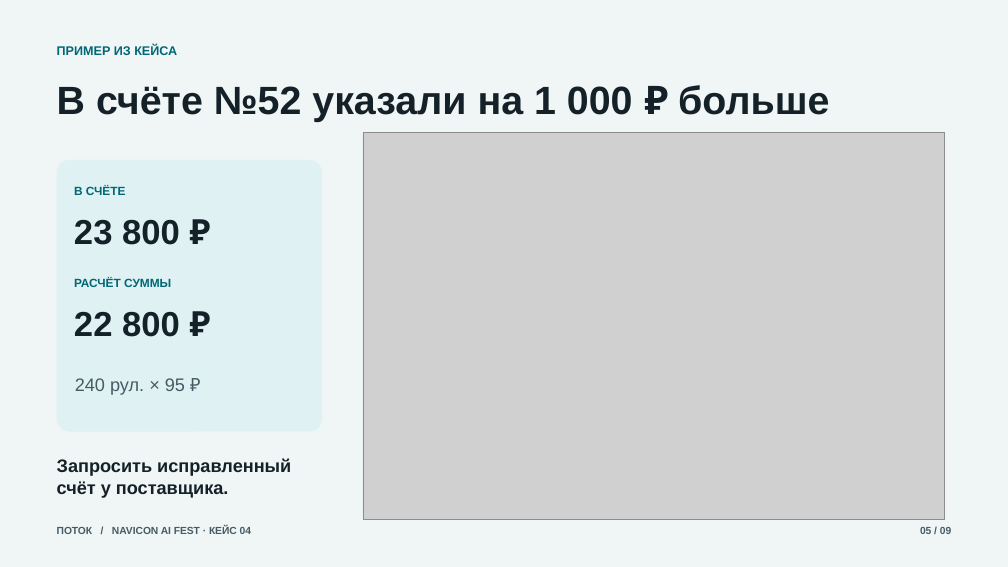
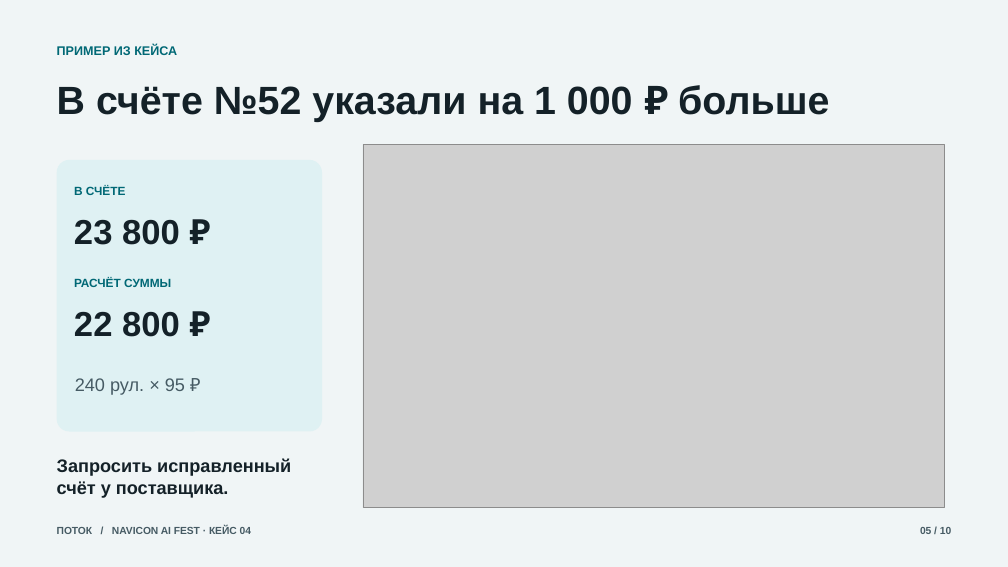
Before and after one commit to whiterli/ai-fest-pilot, a slide deck: slide 5 of Potok-Navicon-AI-Fest.pptx. Drawn at 1008x567 pixels with LibreOffice and Linux fonts; fonts in the diff are those of the drawing; grey boxes stand for pictures. Boxes give left, top, right and bottom in pixels: in the first picture for what was removed or moved away, otherwise in the second. Text is boxed around its words. In the diff, an @@ line names an element or a change of style, - is before the commit and + after.

```diff
--- a/Potok-Navicon-AI-Fest.pptx
+++ b/Potok-Navicon-AI-Fest.pptx
@@ picture: place and size @@
-picture at [363, 132, 944, 520]
+picture at [363, 144, 944, 507]
@@ text at [920, 527, 951, 534]: text changed @@
-05 / 09
+05 / 10
```
Also in this commit, not shown: 8 other slides changed.
